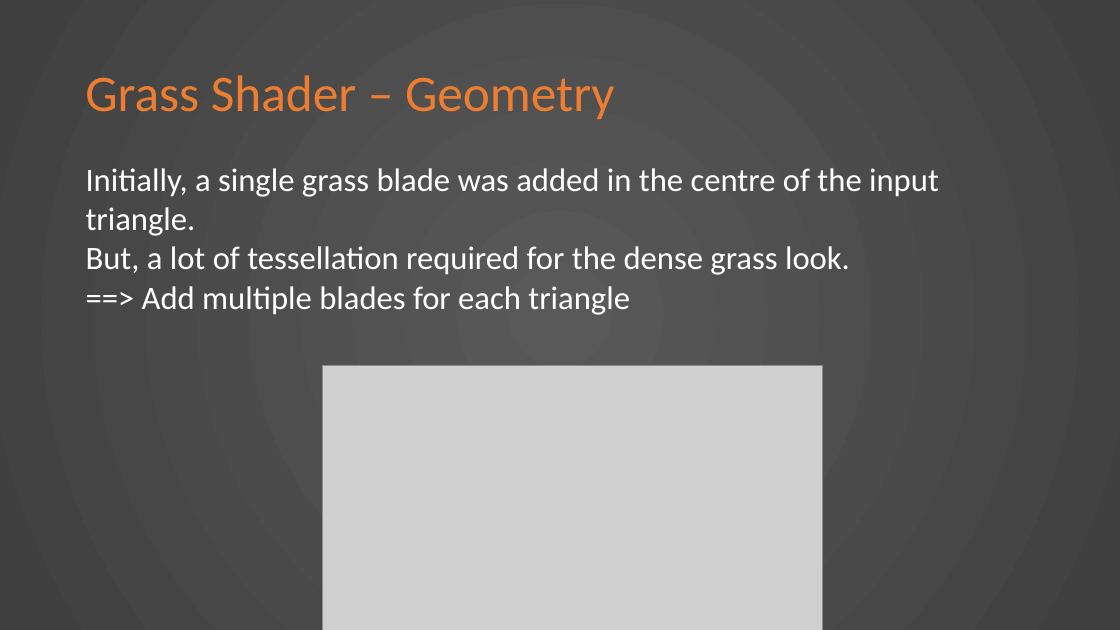
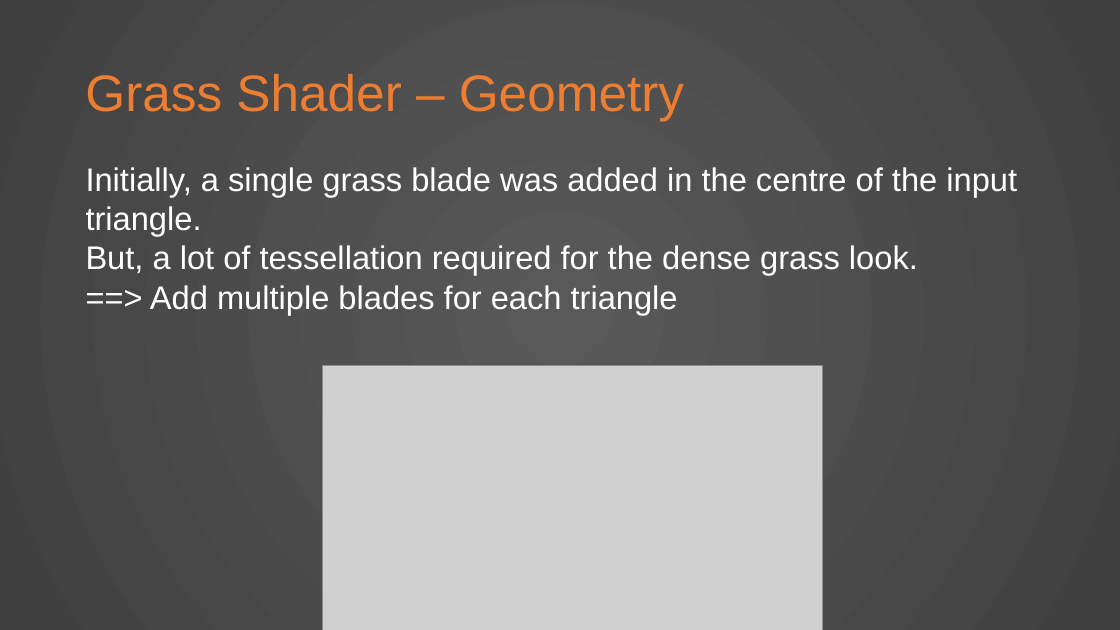
Before and after one commit to KnightTec/ShaderProject, a slide deck: slide 11 of Presentation.pptx (slide 12 before the commit). Drawn at 1120x630 pixels with LibreOffice and Linux fonts; fonts in the diff are those of the drawing; grey boxes stand for pictures. Boxes give left, top, right and bottom in pixels: in the first picture for what was removed or moved away, otherwise in the second. Text is boxed around its words. In the diff, an @@ line names an element or a change of style, - is before the commit and + after.

```diff
--- a/Presentation.pptx
+++ b/Presentation.pptx
@@ title "Grass Shader – Geometry" at [85, 74, 684, 121]: font Calibri to Arial @@
@@ text "Initially, a single grass blade ..." at [86, 167, 1017, 315]: font Calibri to Arial @@
```
Also in this commit, not shown: 11 other slides changed, 1 slide added, 3 slides removed, 8 other files.
